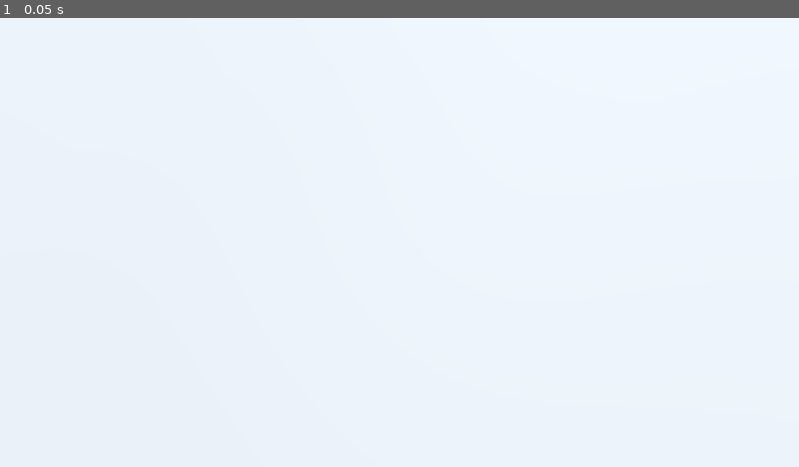
Above: before the commit, frame 1.
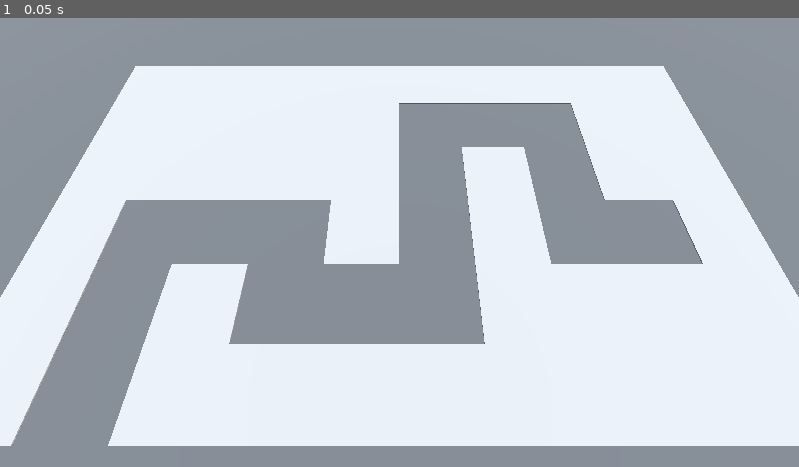
Above: after the commit, the same moment.

Repository: vslayer34/mono-barbarian-blaster
Game: Godot game, scene res://Scenes/base_level.tscn
Same seed, same stepped clock (60 frames per second), same inputs: the game is played once before the commit and once after it. The project has no main scene, so this scene is started directly.
Inputs:
- Up to frame 1 (0.05 s): no input

The runs differ from the first frame. In frame 1, 46% of the frame differs, in the area x 0-100%, y 0-100%.

Commit message:
added the layout for the enemies path

Diff:
--- a/Scenes/base_level.tscn
+++ b/Scenes/base_level.tscn
@@ -1,4 +1,6 @@
-[gd_scene load_steps=4 format=3 uid="uid://diojofd6p2jvn"]
+[gd_scene load_steps=6 format=3 uid="uid://diojofd6p2jvn"]
+
+[ext_resource type="MeshLibrary" uid="uid://bur0u11vdhf1i" path="res://MeshLibraries/ML_mesh-library.tres" id="1_5gpc1"]
 
 [sub_resource type="ProceduralSkyMaterial" id="ProceduralSkyMaterial_i06e5"]
 sky_horizon_color = Color(0.662243, 0.671743, 0.686743, 1)
@@ -12,6 +14,9 @@
 sky = SubResource("Sky_5gpc1")
 tonemap_mode = 2
 glow_enabled = true
+
+[sub_resource type="StandardMaterial3D" id="StandardMaterial3D_5s04l"]
+albedo_color = Color(0.266667, 0.266667, 0.266667, 1)
 
 [node name="BaseLevel" type="Node3D"]
 
@@ -28,3 +33,12 @@
 [node name="CSGBox3D" type="CSGBox3D" parent="."]
 transform = Transform3D(1, 0, 0, 0, 1, 0, 0, 0, 1, 0, -1, 0)
 size = Vector3(100, 2, 100)
+material = SubResource("StandardMaterial3D_5s04l")
+
+[node name="GridMap" type="GridMap" parent="."]
+mesh_library = ExtResource("1_5gpc1")
+cell_size = Vector3(4, 4, 4)
+cell_center_y = false
+data = {
+"cells": PackedInt32Array(65535, 65535, 1179648, 65535, 65534, 1179648, 1, 65535, 1179648, 3, 65535, 1179648, 4, 65535, 1179648, 65534, 65535, 1179648, 65533, 65535, 1179648, 65532, 65535, 1179648, 65531, 65535, 1179648, 65531, 65533, 1179648, 65532, 65533, 1179648, 65533, 65533, 1179648, 65534, 65533, 1179648, 65534, 65534, 1179648, 3, 65534, 1179648, 4, 0, 1179648, 4, 1, 1179648, 4, 2, 1179648, 3, 2, 1179648, 2, 2, 1179648, 1, 2, 1179648, 0, 2, 1179648, 65535, 2, 1179648, 65534, 2, 1179648, 65533, 2, 1179648, 65531, 2, 1179648, 65531, 1, 1179648, 65531, 0, 1179648, 65531, 65534, 1179648, 65535, 65533, 1179648, 0, 65533, 1179648, 1, 65533, 1179648, 2, 65533, 1179648, 3, 65533, 1179648, 4, 65533, 1179648, 4, 65534, 1179648, 1, 0, 1179648, 65535, 0, 1179648, 65532, 65534, 1179648, 65533, 65534, 1179648, 65533, 1, 1179648, 1, 1, 1179648, 2, 1, 1179648, 3, 1, 1179648)
+}
